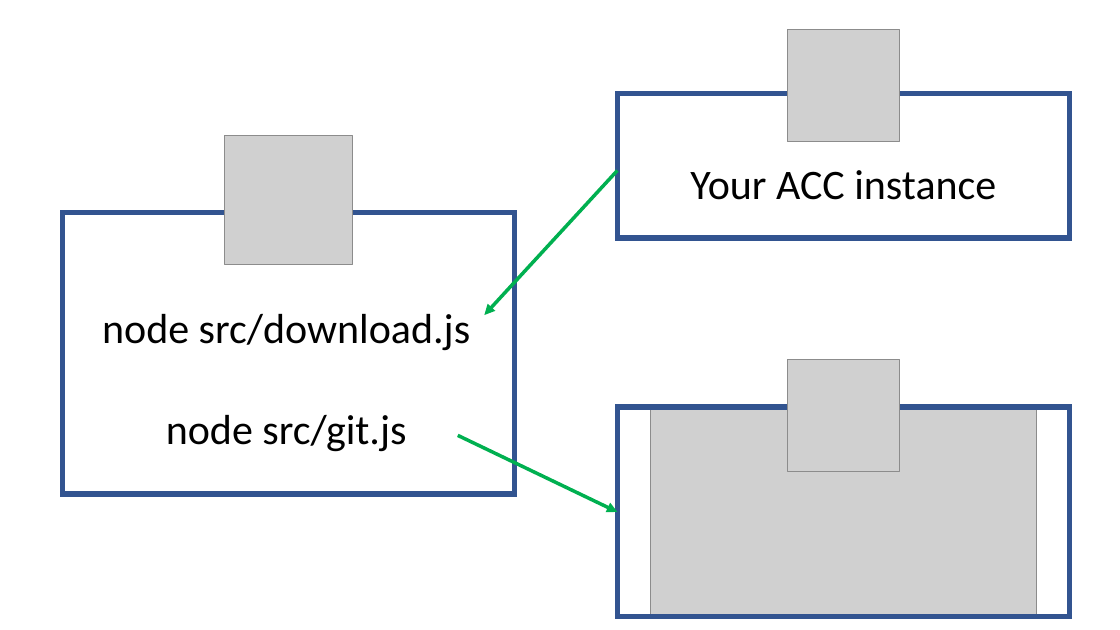
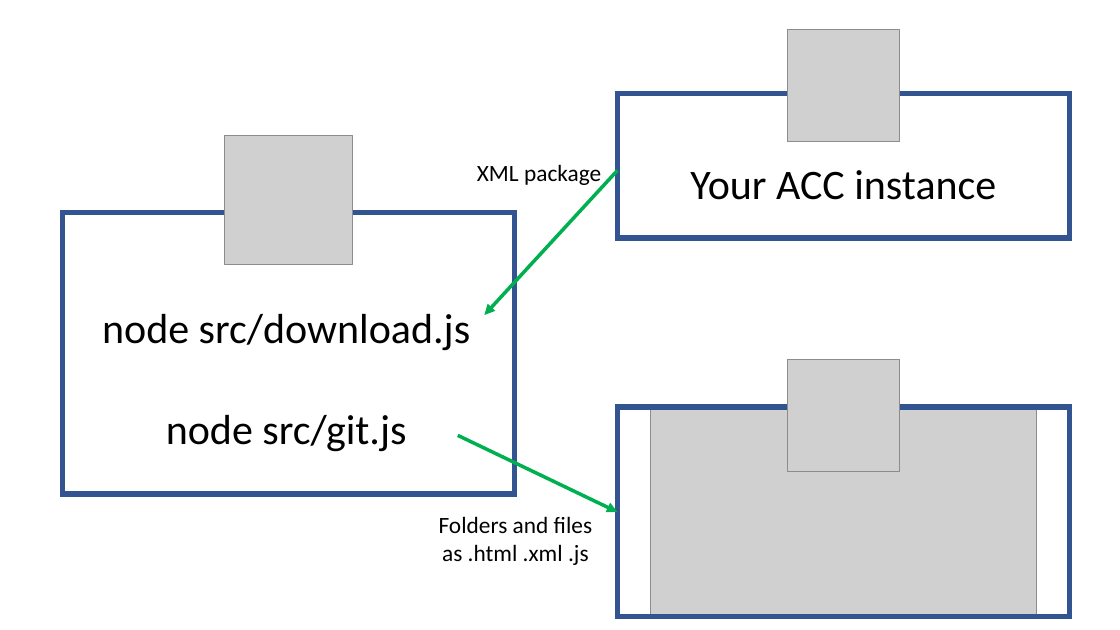
Before and after one commit to floriancourgey/adobe-campaign-sync, a slide deck: slide 1 of doc/Presentation.pptx. Drawn at 1120x630 pixels with LibreOffice and Linux fonts; fonts in the diff are those of the drawing; grey boxes stand for pictures. Boxes give left, top, right and bottom in pixels: in the first picture for what was removed or moved away, otherwise in the second. Text is boxed around its words. In the diff, an @@ line names an element or a change of style, - is before the commit and + after.

```diff
--- a/doc/Presentation.pptx
+++ b/doc/Presentation.pptx
@@ text added at [477,164,601,187], 20 pt, text #000000 @@
+XML package
@@ text added at [439,516,592,565], 20 pt, text #000000 @@
+Folders and files as .html .xml .js
```
Also in this commit, not shown: 1 other file.
